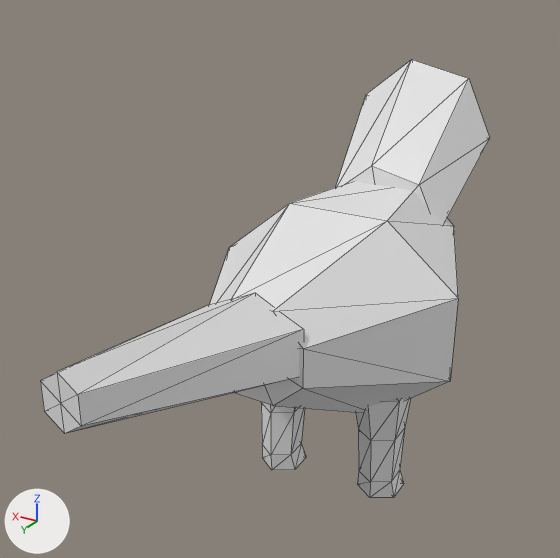
What one commit did to the OBJ model data/animals/martim_pescador/eat/3.obj.
One viewpoint serves both versions: a camera (50 mm lens) standing at (-0.295, 0.589, 0.498) and looking at (0.063, -0.007, 0.201). Arrows for +X, +Y and +Z are at lower left; the lights stay in place. The picture after the commit comes second. Mesh edges are drawn as thin lines. Where no turn or scale is listed for an object, it has been applied to the vertices.

The first picture shows 'martim_pescador_eat_3'.
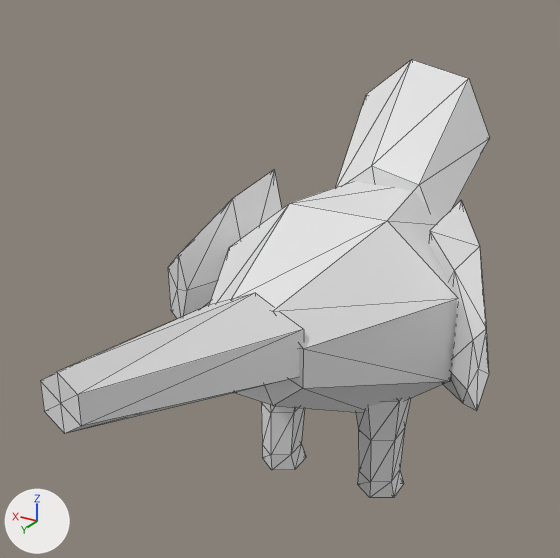
Changed parts and their boxes [x1, y1, x2, y2] in the pictures (560 x 558 px):
part 1 of me_martim_pescador_eat_3, added
    after: [429, 201, 489, 411]
part 2 of me_martim_pescador_eat_3, added
    after: [168, 169, 282, 319]

The change, as a diff of the scene's bpy script:
```diff
--- a/data/animals/martim_pescador/eat/3.obj.py
+++ b/data/animals/martim_pescador/eat/3.obj.py
@@ me_martim_pescador_eat_3 @@
 # used by ob_martim_pescador_eat_3; location = (0.0, 0.0, 0.0)
-me_martim_pescador_eat_3.from_pydata(...)  # 122 vertices, 220 faces; spans x -0.117..0.117, y -0.418..0.334, z 0.0..0.388
+me_martim_pescador_eat_3.from_pydata(...)  # 156 vertices, 280 faces; spans x -0.161..0.159, y -0.418..0.334, z 0.0..0.388
+# me_martim_pescador_eat_3 part 1: a new loose piece of 17 vertices spanning x -0.161..-0.074, y -0.038..0.045, z 0.119..0.3
+# me_martim_pescador_eat_3 part 2: a new loose piece of 17 vertices spanning x 0.069..0.159, y -0.039..0.045, z 0.119..0.3
```
